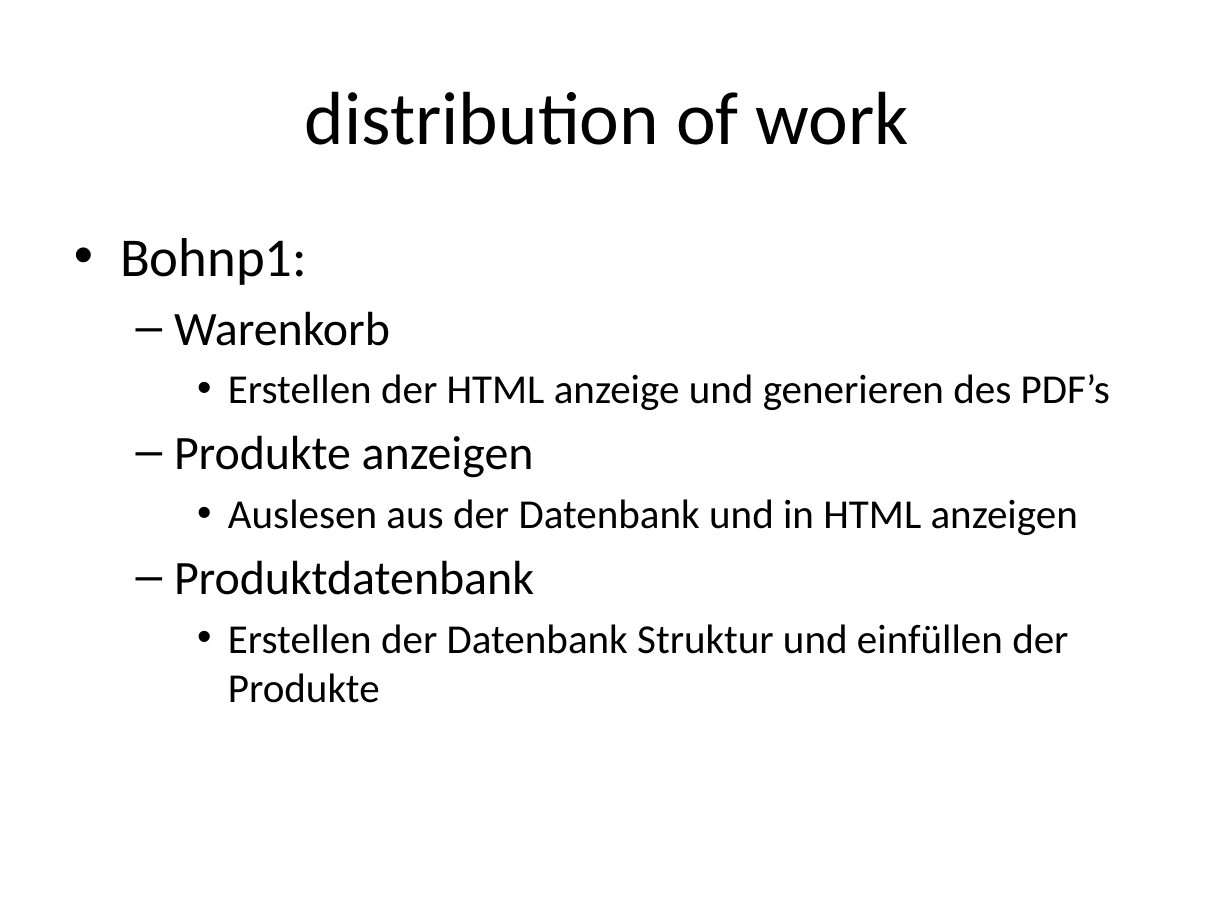
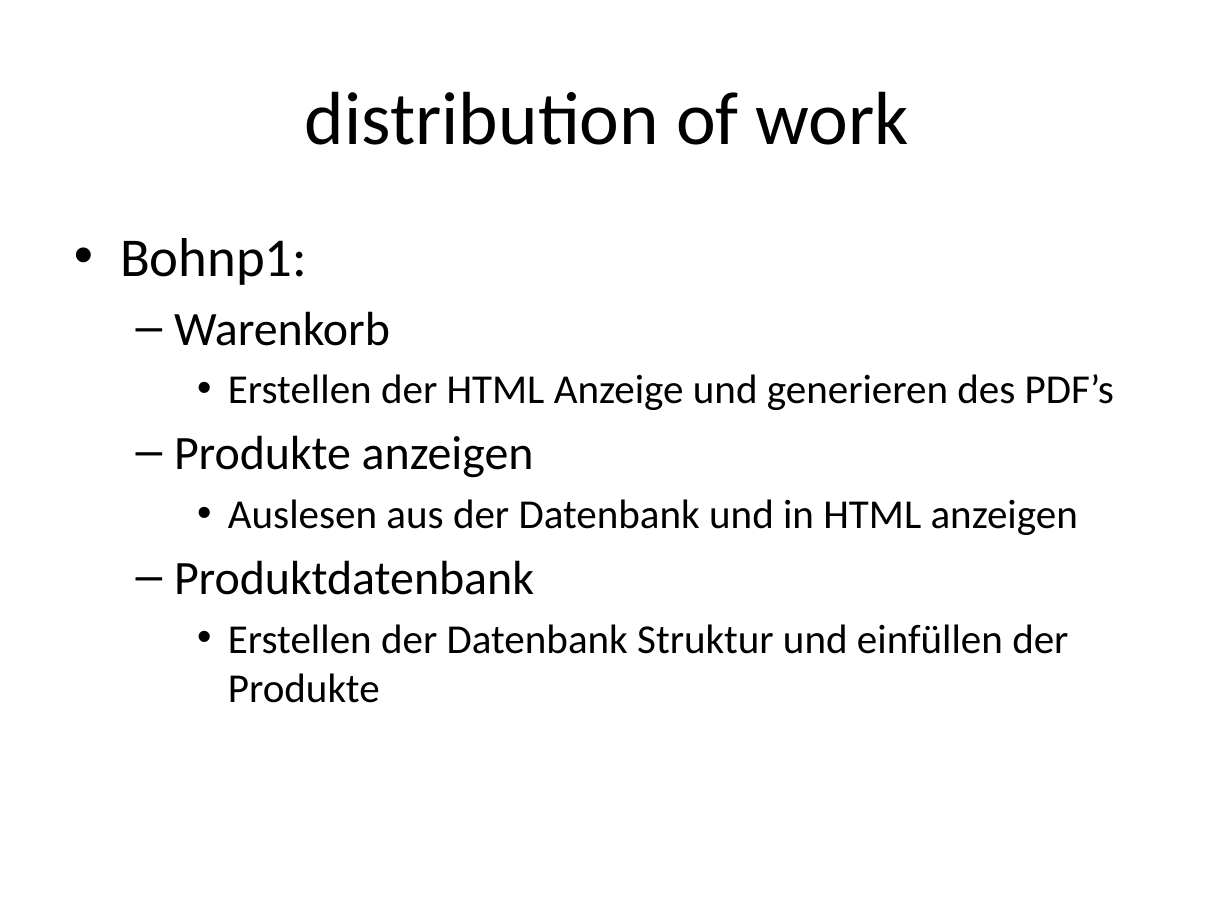
Before and after one commit to vonop1/ch.bfh.bti7054.w2013.p.Weichbroetchen, a slide deck: slide 6 of Docs/Weichbrötchen Webshop.pptx (slide 4 before the commit). Drawn at 1232x924 pixels with LibreOffice and Linux fonts; fonts in the diff are those of the drawing. Boxes give left, top, right and bottom in pixels: in the first picture for what was removed or moved away, otherwise in the second. Text is boxed around its words. In the diff, an @@ line names an element or a change of style, - is before the commit and + after.

```diff
--- a/Docs/Weichbrötchen Webshop.pptx
+++ b/Docs/Weichbrötchen Webshop.pptx
@@ text at (228,374,1114,410): text changed @@
-    • Erstellen der HTML anzeige und generieren des PDF’s
+    • Erstellen der HTML Anzeige und generieren des PDF’s
```
Also in this commit, not shown: 2 other slides changed, 2 slides added, 2 other files.
